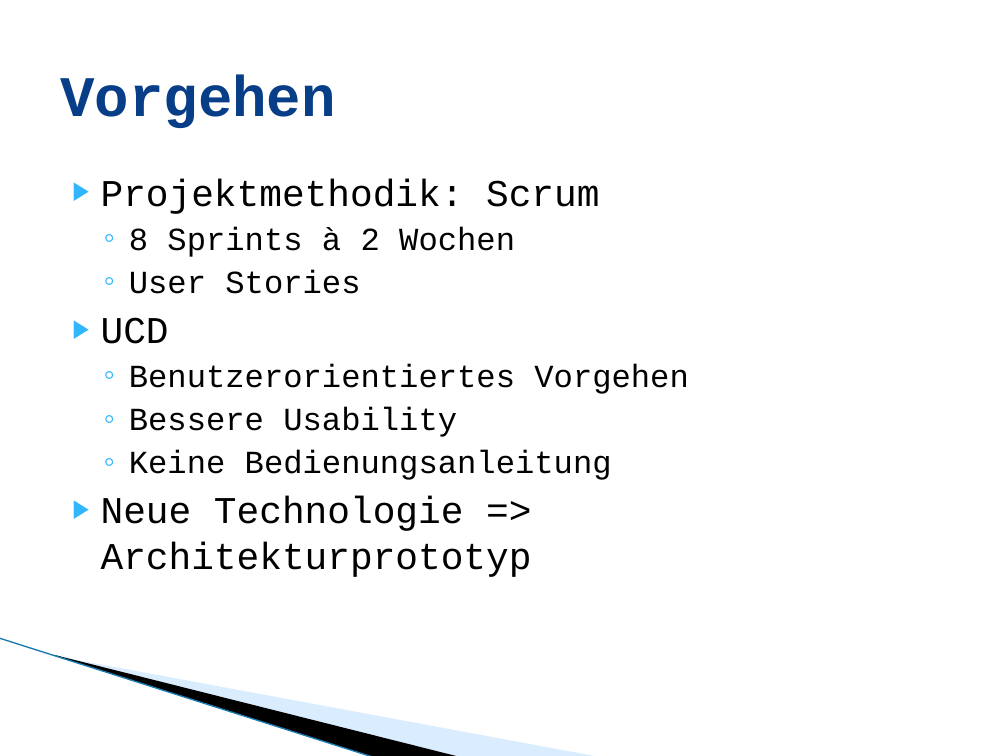
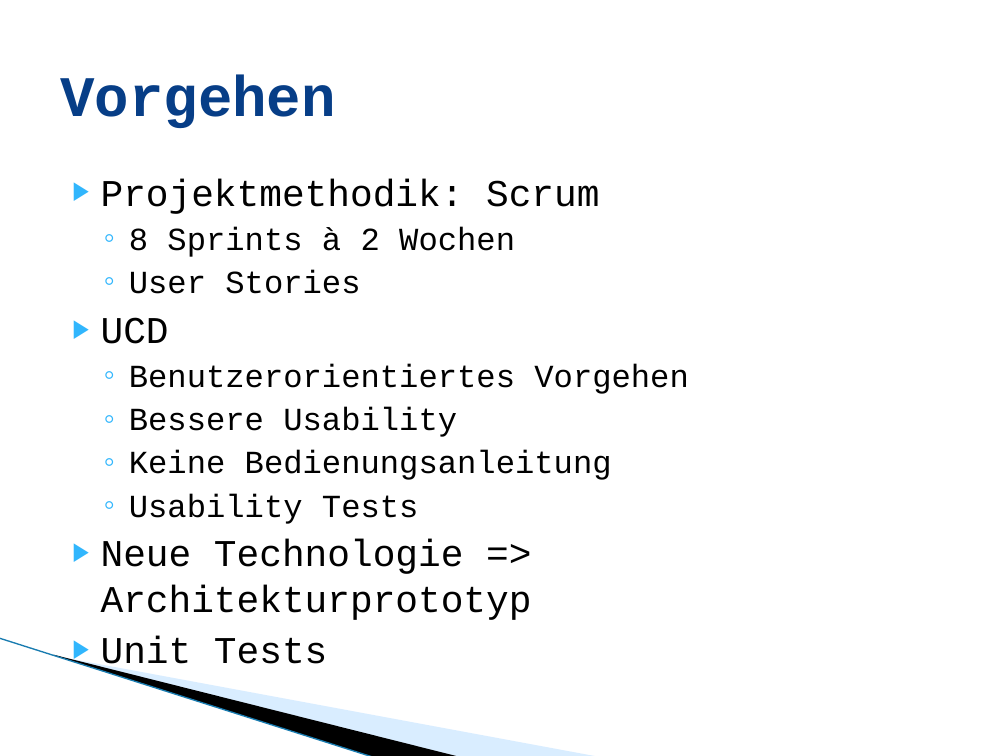
Before and after one commit to lukaselmer/student-thesis-flip, a slide deck: slide 8 of doc/media/flip_zuehlke_praesentation.pptx. Drawn at 1008x756 pixels with LibreOffice and Linux fonts; fonts in the diff are those of the drawing; background and template pictures are left out. Boxes give left, top, right and bottom in pixels: in the first picture for what was removed or moved away, otherwise in the second. Text is boxed around its words. In the diff, an @@ line names an element or a change of style, - is before the commit and + after.

```diff
--- a/doc/media/flip_zuehlke_praesentation.pptx
+++ b/doc/media/flip_zuehlke_praesentation.pptx
@@ text at (129,493,419,524): paragraph added @@
+  ◦ Usability Tests
@@ text at (101,636,327,674): paragraph added @@
+▶ Unit Tests
```
Also in this commit, not shown: 1 other slide changed, 1 slide added.
